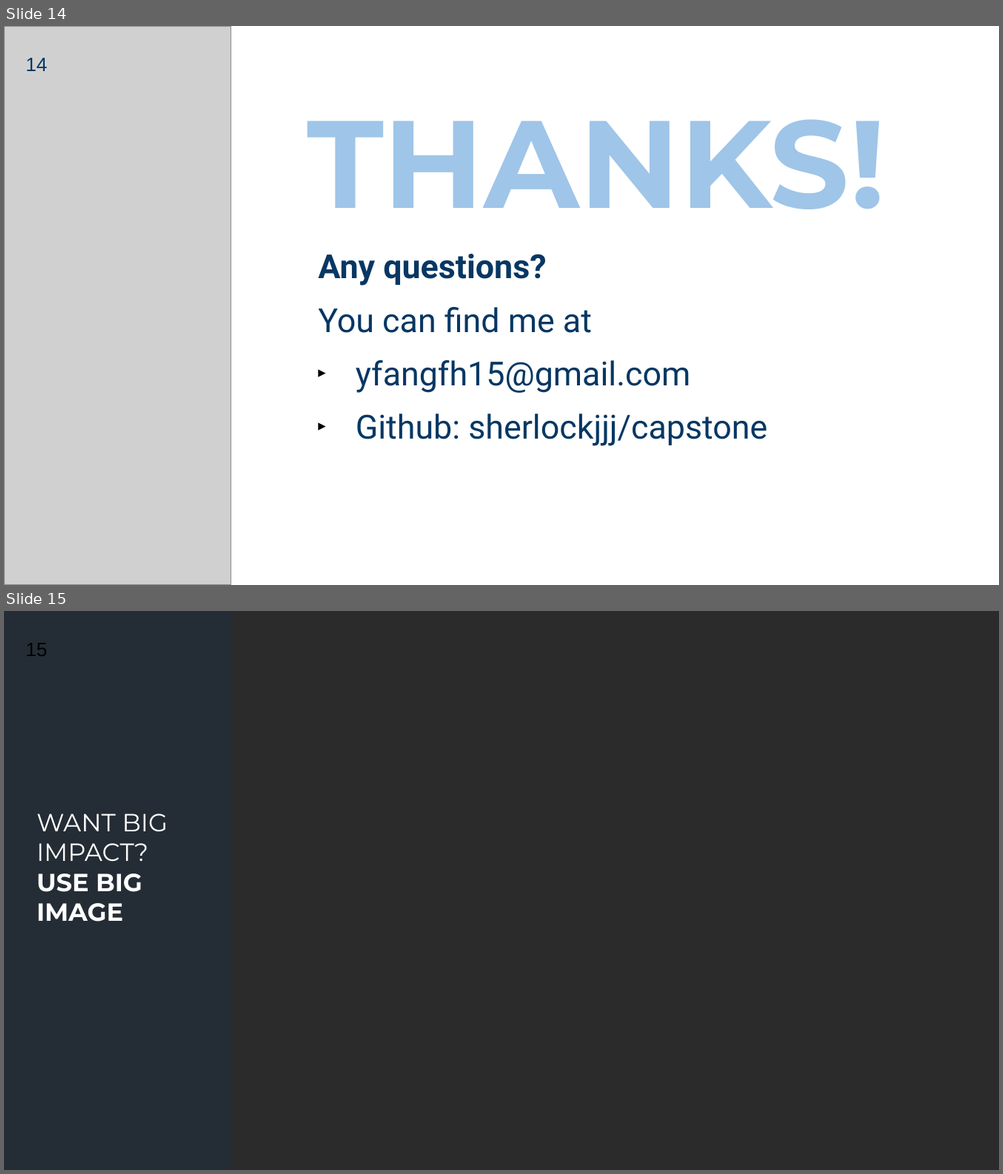
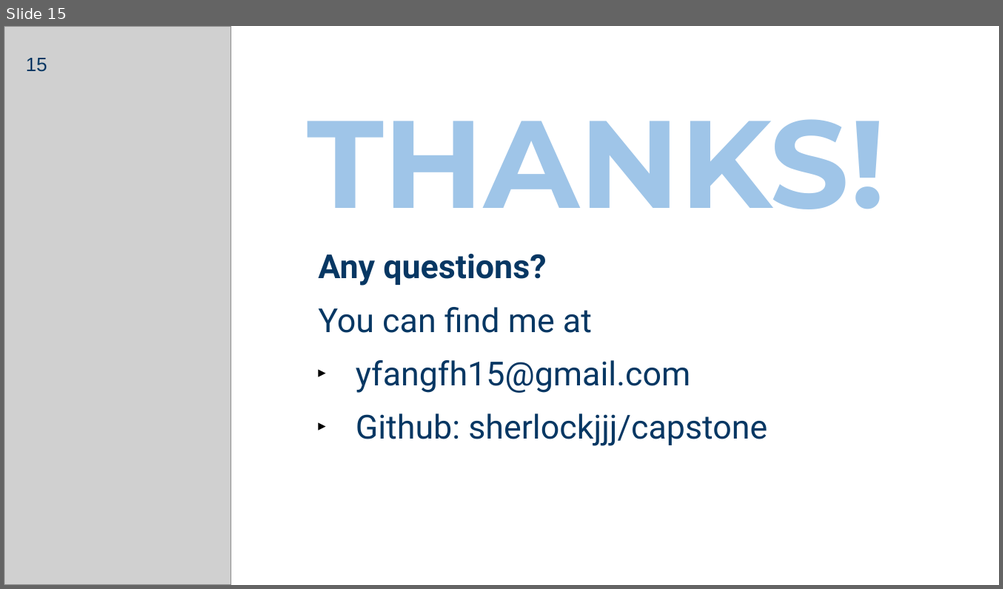
Before and after one commit to sherlockjjj/T-Watch, a slide deck: Capstone.pptx. Shown one above the other, each under a label of ours: slides 14 and 15 before the commit, slide 15 after it. The pictures are 1003x1174 and 1003x589 pixels, drawn with LibreOffice and Linux fonts; fonts in the diff are those of the drawing; grey boxes stand for pictures; background and template pictures are left out; a plain dark background stands for a picture behind light text. Boxes give left, top, right and bottom in pixels: in the first picture for what was removed or moved away, otherwise in the second. Text is boxed around its words. In the diff, an @@ line names an element or a change of style, - is before the commit and + after.

```diff
--- a/Capstone.pptx
+++ b/Capstone.pptx
@@ slide 15 removed at (4,611,999,1170), background picture (left out) @@
@@ rectangle removed at (4,611,232,1170) @@
@@ page number removed at (25,643,47,656) @@
-15
@@ title removed at (37,814,168,922) @@
-WANT BIG IMPACT?
-USE BIG IMAGE
@@ what was slide 14 is now slide 15 @@
@@ page number at (25,58,47,72): text changed @@
-14
+15
```
Also in this commit, not shown: 6 slides changed, 5 slides added, 13 other slides removed.
